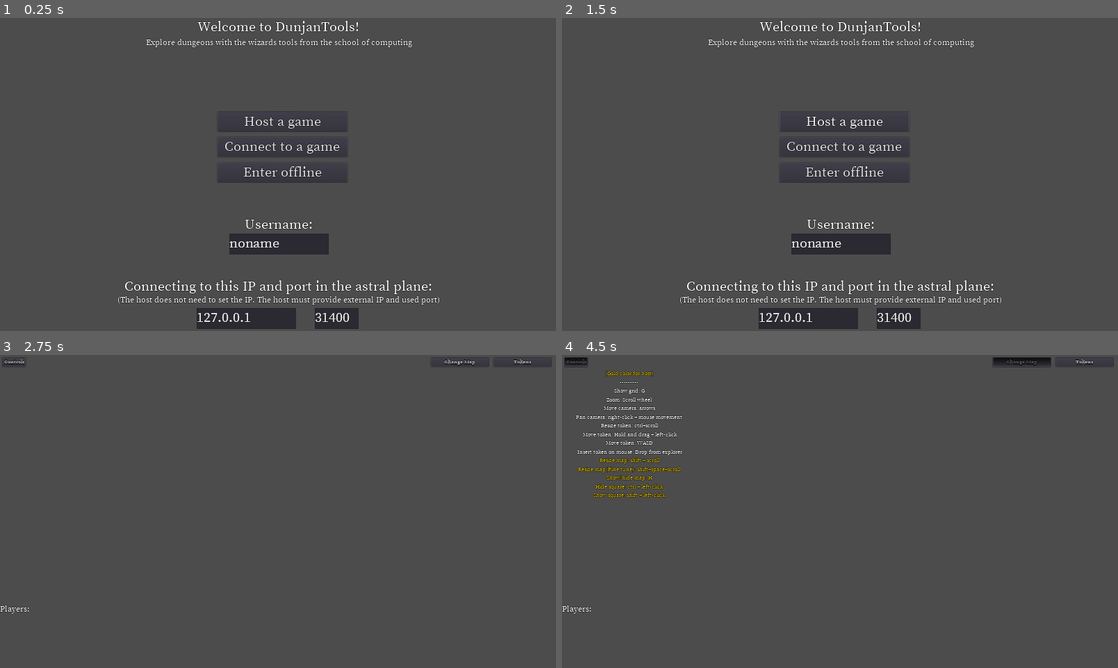
Above: before the commit, frames 1-4 (two rows, left to right).
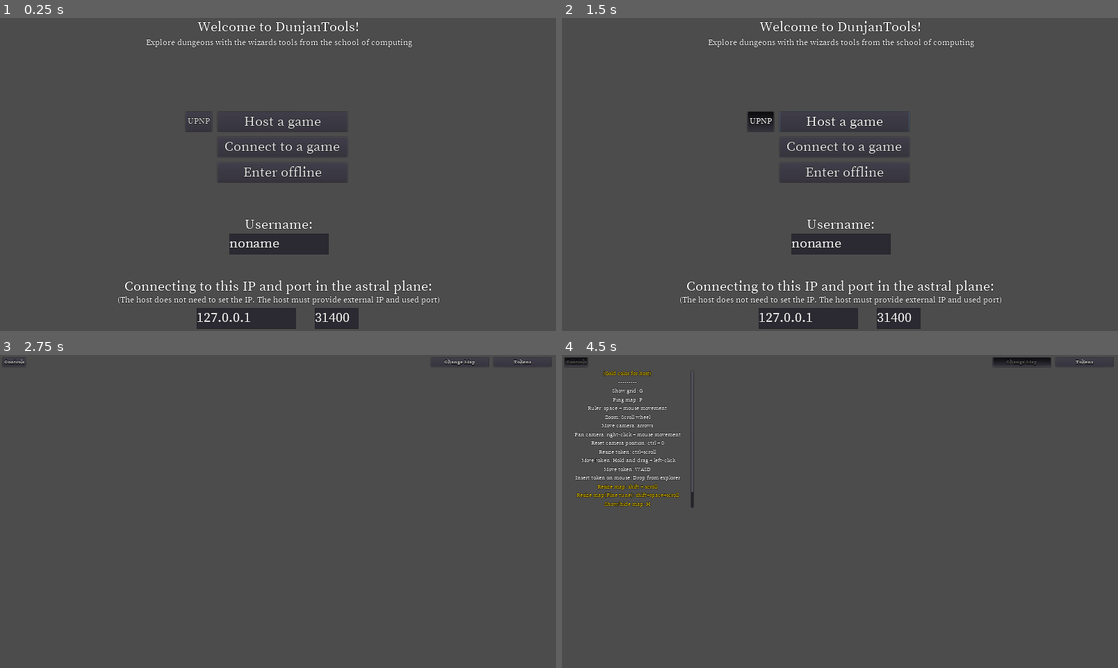
Above: after the commit, the same moments.

Repository: Vargdidan/DunjanTools
Game: Godot game, scene res://GUI/MainMenu.tscn
The game is run twice, just before and just after one commit, with the same random seed, the same clock (stepped at 60 frames per second) and the same inputs.
Inputs (mouse positions are in pixels of both pictures, inside the frame that each line leads up to):
- Up to frame 1 (0.25 s): no input
- Up to frame 2 (1.5 s): click "Host a game" at 0.5 s; click (762, 121) at 1.25 s, where only the run after the commit has a clickable "UPNP"
- Up to frame 3 (2.75 s): click "Enter offline" at 2 s
- Up to frame 4 (4.5 s): click "Tokens" at 2.75 s; click "Change Map" at 3.5 s; click "Controls" at 4.25 s

The runs differ from the first frame. In frame 1, less than 0.1% of the frame differs, in the area x 33-38%, y 31-37%; in frame 2, 0.3%; in frame 3, less than 0.1%; in frame 4, 2.1%, in the area x 0-24%, y 4-83%.

Commit message:
Deletion, ping and ruler

Diff:
--- a/DunjanTools/GUI/Controls.tscn
+++ b/DunjanTools/GUI/Controls.tscn
@@ -16,7 +16,7 @@
 
 [node name="VSplitContainer" type="VSplitContainer" parent="."]
 margin_right = 448.0
-margin_bottom = 512.0
+margin_bottom = 520.0
 grow_horizontal = 0
 dragger_visibility = 1
 __meta__ = {
@@ -43,7 +43,7 @@
 [node name="ControlsContainer" type="ScrollContainer" parent="VSplitContainer"]
 margin_top = 44.0
 margin_right = 448.0
-margin_bottom = 512.0
+margin_bottom = 520.0
 grow_horizontal = 0
 size_flags_horizontal = 3
 size_flags_vertical = 3
@@ -53,14 +53,14 @@
 }
 
 [node name="VBoxContainer" type="VBoxContainer" parent="VSplitContainer/ControlsContainer"]
-margin_right = 448.0
-margin_bottom = 468.0
+margin_right = 436.0
+margin_bottom = 536.0
 grow_horizontal = 0
 size_flags_horizontal = 3
 size_flags_vertical = 3
 
 [node name="explain" type="Label" parent="VSplitContainer/ControlsContainer/VBoxContainer"]
-margin_right = 448.0
+margin_right = 436.0
 margin_bottom = 26.0
 custom_fonts/font = ExtResource( 3 )
 custom_colors/font_color = Color( 0.862745, 0.72549, 0, 1 )
@@ -69,7 +69,7 @@
 
 [node name="seperator" type="Label" parent="VSplitContainer/ControlsContainer/VBoxContainer"]
 margin_top = 30.0
-margin_right = 448.0
+margin_right = 436.0
 margin_bottom = 56.0
 custom_fonts/font = ExtResource( 3 )
 text = "---------"
@@ -77,108 +77,132 @@
 
 [node name="Label" type="Label" parent="VSplitContainer/ControlsContainer/VBoxContainer"]
 margin_top = 60.0
-margin_right = 448.0
+margin_right = 436.0
 margin_bottom = 86.0
 custom_fonts/font = ExtResource( 3 )
 text = "Show grid: G"
 align = 1
 
+[node name="Label16" type="Label" parent="VSplitContainer/ControlsContainer/VBoxContainer"]
+margin_top = 90.0
+margin_right = 436.0
+margin_bottom = 116.0
+custom_fonts/font = ExtResource( 3 )
+text = "Ping map: P"
+align = 1
+
+[node name="Label15" type="Label" parent="VSplitContainer/ControlsContainer/VBoxContainer"]
+margin_top = 120.0
+margin_right = 436.0
+margin_bottom = 146.0
+custom_fonts/font = ExtResource( 3 )
+text = "Ruler: space + mouse movement"
+align = 1
+
 [node name="Label2" type="Label" parent="VSplitContainer/ControlsContainer/VBoxContainer"]
-margin_top = 90.0
-margin_right = 448.0
-margin_bottom = 116.0
+margin_top = 150.0
+margin_right = 436.0
+margin_bottom = 176.0
 custom_fonts/font = ExtResource( 3 )
 text = "Zoom: Scroll wheel"
 align = 1
 
+[node name="Label8" type="Label" parent="VSplitContainer/ControlsContainer/VBoxContainer"]
+margin_top = 180.0
+margin_right = 436.0
+margin_bottom = 206.0
+custom_fonts/font = ExtResource( 3 )
+text = "Move camera: arrows"
+align = 1
+
+[node name="Label6" type="Label" parent="VSplitContainer/ControlsContainer/VBoxContainer"]
+margin_top = 210.0
+margin_right = 436.0
+margin_bottom = 236.0
+custom_fonts/font = ExtResource( 3 )
+text = "Pan camera: right-click + mouse movement"
+align = 1
+
 [node name="Label7" type="Label" parent="VSplitContainer/ControlsContainer/VBoxContainer"]
-margin_top = 120.0
-margin_right = 448.0
-margin_bottom = 146.0
-custom_fonts/font = ExtResource( 3 )
-text = "Move camera: arrows"
-align = 1
-
-[node name="Label6" type="Label" parent="VSplitContainer/ControlsContainer/VBoxContainer"]
-margin_top = 150.0
-margin_right = 448.0
-margin_bottom = 176.0
-custom_fonts/font = ExtResource( 3 )
-text = "Pan camera: right-click + mouse movement"
+margin_top = 240.0
+margin_right = 436.0
+margin_bottom = 266.0
+custom_fonts/font = ExtResource( 3 )
+text = "Reset camera position: ctrl + 0"
 align = 1
 
 [node name="Label3" type="Label" parent="VSplitContainer/ControlsContainer/VBoxContainer"]
-margin_top = 180.0
-margin_right = 448.0
-margin_bottom = 206.0
+margin_top = 270.0
+margin_right = 436.0
+margin_bottom = 296.0
 custom_fonts/font = ExtResource( 3 )
 text = "Resize token: ctrl+scroll"
 align = 1
 
 [node name="Label9" type="Label" parent="VSplitContainer/ControlsContainer/VBoxContainer"]
-margin_top = 210.0
-margin_right = 448.0
-margin_bottom = 236.0
+margin_top = 300.0
+margin_right = 436.0
+margin_bottom = 326.0
 custom_fonts/font = ExtResource( 3 )
 text = "Move token: Hold and drag + left-click"
 align = 1
 
 [node name="Label14" type="Label" parent="VSplitContainer/ControlsContainer/VBoxContainer"]
-margin_top = 240.0
-margin_right = 448.0
-margin_bottom = 266.0
+margin_top = 330.0
+margin_right = 436.0
+margin_bottom = 356.0
 custom_fonts/font = ExtResource( 3 )
 text = "Move token: WASD"
 align = 1
 
 [node name="Label13" type="Label" parent="VSplitContainer/ControlsContainer/VBoxContainer"]
-margin_top = 270.0
-margin_right = 448.0
-margin_bottom = 296.0
+margin_top = 360.0
+margin_right = 436.0
+margin_bottom = 386.0
 custom_fonts/font = ExtResource( 3 )
 text = "Insert token on mouse: Drop from explorer"
 align = 1
 
 [node name="Label4" type="Label" parent="VSplitContainer/ControlsContainer/VBoxContainer"]
-margin_top = 300.0
-margin_right = 448.0
-margin_bottom = 326.0
+margin_top = 390.0
+margin_right = 436.0
+margin_bottom = 416.0
 custom_fonts/font = ExtResource( 3 )
 custom_colors/font_color = Color( 0.862745, 0.72549, 0, 1 )
 text = "Resize map: shift + scroll"
 align = 1
 
 [node name="Label5" type="Label" parent="VSplitContainer/ControlsContainer/VBoxContainer"]
-margin_top = 330.0
-margin_right = 448.0
-margin_bottom = 356.0
+margin_top = 420.0
+margin_right = 436.0
+margin_bottom = 446.0
 custom_fonts/font = ExtResource( 3 )
 custom_colors/font_color = Color( 0.862745, 0.72549, 0, 1 )
 text = "Resize map(Fine tune): shift+space+scroll"
 align = 1
 
 [node name="Label10" type="Label" parent="VSplitContainer/ControlsContainer/VBoxContainer"]
-margin_top = 360.0
-margin_right = 448.0
-margin_bottom = 386.0
+margin_top = 450.0
+margin_right = 436.0
+margin_bottom = 476.0
 custom_fonts/font = ExtResource( 3 )
 custom_colors/font_color = Color( 0.862745, 0.72549, 0, 1 )
 text = "Show/hide map: H"
 align = 1
 
 [node name="Label11" type="Label" parent="VSplitContainer/ControlsContainer/VBoxContainer"]
-margin_top = 390.0
-margin_right = 448.0
-margin_bottom = 416.0
+margin_top = 480.0
+margin_right = 436.0
+margin_bottom = 506.0
 custom_fonts/font = ExtResource( 3 )
 custom_colors/font_color = Color( 0.862745, 0.72549, 0, 1 )
 text = "Hide square: ctrl + left-click"
 align = 1
 
 [node name="Label12" type="Label" parent="VSplitContainer/ControlsContainer/VBoxContainer"]
-margin_top = 420.0
-margin_right = 448.0
-margin_bottom = 446.0
+margin_top = 510.0
+margin_right = 436.0
+margin_bottom = 536.0
 custom_fonts/font = ExtResource( 3 )
 custom_colors/font_color = Color( 0.862745, 0.72549, 0, 1 )
 text = "Show square: shift + left-click"
--- a/DunjanTools/GUI/MainMenu.gd
+++ b/DunjanTools/GUI/MainMenu.gd
@@ -4,6 +4,7 @@
 func _ready():
 	get_node("UI/Host").connect("pressed", Network, "_on_Host_pressed")
 	get_node("UI/Connect").connect("pressed", Network, "_on_Connect_pressed")
+	get_node("UI/UPNP").connect("toggled", Network, "_on_UPNP_toogled")
 
 
 func _on_Offline_pressed():
--- a/DunjanTools/GUI/MainMenu.tscn
+++ b/DunjanTools/GUI/MainMenu.tscn
@@ -78,6 +78,23 @@
 "_edit_use_anchors_": false
 }
 
+[node name="UPNP" type="Button" parent="UI"]
+anchor_right = 1.0
+anchor_bottom = 1.0
+margin_left = 640.0
+margin_top = 323.0
+margin_right = -1188.0
+margin_bottom = -688.0
+focus_mode = 0
+custom_fonts/font = ExtResource( 3 )
+custom_colors/font_color_hover = Color( 0.862745, 0.72549, 0, 1 )
+toggle_mode = true
+enabled_focus_mode = 0
+text = "UPNP"
+__meta__ = {
+"_edit_use_anchors_": false
+}
+
 [node name="Connect" type="Button" parent="UI"]
 anchor_right = 1.0
 anchor_bottom = 1.0
--- a/DunjanTools/Global/ClientVariables.gd
+++ b/DunjanTools/Global/ClientVariables.gd
@@ -8,6 +8,7 @@
 var inserted_tokens = {}
 var current_map = null
 
+var use_upnp = false
 var ip_address = '127.0.0.1'
 var port = 31400
 var username = "noname"
--- a/DunjanTools/Global/Network.gd
+++ b/DunjanTools/Global/Network.gd
@@ -51,15 +51,16 @@
 	get_tree().network_peer = null
 
 func _on_Host_pressed():
-	var upnp = UPNP.new()
-	var result_upnp = upnp.discover(2000, 2, "InternetGatewayDevice")
-	if result_upnp == 0:
-		upnp.add_port_mapping(ClientVariables.port)
-	else:
-		upnp.set_discover_ipv6(true)
-		result_upnp = upnp.discover(2000, 2, "InternetGatewayDevice")
+	if (ClientVariables.use_upnp):
+		var upnp = UPNP.new()
+		var result_upnp = upnp.discover(2000, 2, "InternetGatewayDevice")
 		if result_upnp == 0:
 			upnp.add_port_mapping(ClientVariables.port)
+		else:
+			upnp.set_discover_ipv6(true)
+			result_upnp = upnp.discover(2000, 2, "InternetGatewayDevice")
+			if result_upnp == 0:
+				upnp.add_port_mapping(ClientVariables.port)
 
 	var peer = NetworkedMultiplayerENet.new()
 	var result = peer.create_server(ClientVariables.port, MAX_PLAYERS)
@@ -76,6 +77,10 @@
 
 
 
+func _on_UPNP_toogled(button_pressed):
+	print(button_pressed)
+	ClientVariables.use_upnp = button_pressed
+
 #func _notification(what):
 	#if what == MainLoop.NOTIFICATION_WM_QUIT_REQUEST:
 		#var upnp = UPNP.new()
--- a/DunjanTools/Session/Battlemap.gd
+++ b/DunjanTools/Session/Battlemap.gd
@@ -4,6 +4,7 @@
 onready var token_counter = 0
 onready var tokens = get_node("Tokens")
 onready var map = get_node("Map")
+onready var ping = get_node("Ping")
 
 func _ready():
 	Global.connect("changed_map", self, "_recieved_change_map")
@@ -13,17 +14,30 @@
 	if (get_tree().get_network_peer() != null):
 		get_node("UI/Players").set_visible(true)
 		var id = get_tree().get_network_unique_id()
-		rpc("add_player", id, ClientVariables.username)
+		rpc("request_to_add_player", id, ClientVariables.username)
 
 func _process(delta):
-	if (Input.is_action_just_pressed("delete")):
-		remove_token( ClientVariables.selected_token.name)
+	if (get_tree().get_network_peer() != null):
+		if (Input.is_action_just_pressed("delete")):
+			rpc("remove_token", ClientVariables.selected_token.name)
 
-	if ((get_tree().get_network_peer() != null) && !get_tree().is_network_server()):
-		get_node("UI/MapList").set_visible(false)
+		if (!get_tree().is_network_server()):
+			get_node("UI/MapList").set_visible(false)
 
-	if ((get_tree().get_network_peer() != null) && get_tree().is_network_server()):
-			rset("token_counter", token_counter)
+		if (get_tree().is_network_server()):
+				rset("token_counter", token_counter)
+
+		if (Input.is_action_just_pressed("ping")):
+			if (!ping.is_emitting()):
+				rpc("ping_map", get_global_mouse_position())
+	else:
+		if (Input.is_action_just_pressed("delete")):
+			remove_token( ClientVariables.selected_token.name)
+
+		if (Input.is_action_just_pressed("ping")):
+			if (!ping.is_emitting()):
+				ping.set_position(get_global_mouse_position())
+				ping.set_emitting(true)
 
 remotesync func create_token(token_name, token_file, position):
 	var token = token_scene.instance()
@@ -36,6 +50,8 @@
 
 
 remotesync func remove_token(token_name):
+	var counter = token_name.split("_")[1]
+	ClientVariables.inserted_tokens.erase(counter)
 	var temp = tokens.get_node(token_name)
 	temp.queue_free()
 
@@ -67,6 +83,10 @@
 		create_token(name, file, position)
 
 
+remotesync func request_to_add_player(id, name):
+	if get_tree().is_network_server():
+		rpc("add_player", id, name)
+
 remotesync func add_player(id, name):
 	var player = Label.new()
 	player.set_name(String(id))
@@ -79,3 +99,7 @@
 remotesync func remove_player(id):
 	ClientVariables.connected_players.erase(id)
 	get_node("UI/Players").get_node(String(id)).queue_free()
+
+remotesync func ping_map(positon):
+	ping.set_position(positon)
+	ping.set_emitting(true)
--- a/DunjanTools/Session/Battlemap.tscn
+++ b/DunjanTools/Session/Battlemap.tscn
@@ -10,6 +10,7 @@
 [ext_resource path="res://GUI/MapList.tscn" type="PackedScene" id=8]
 [ext_resource path="res://GUI/Controls.tscn" type="PackedScene" id=9]
 [ext_resource path="res://Assets/Fonts/MenuSize.tres" type="DynamicFont" id=10]
+[ext_resource path="res://Session/Ruler.gd" type="Script" id=11]
 
 [sub_resource type="TileSet" id=1]
 0/name = "Fog.png 0"
@@ -40,6 +41,20 @@
 1/shape_one_way_margin = 0.0
 1/shapes = [  ]
 1/z_index = 0
+
+[sub_resource type="ParticlesMaterial" id=2]
+emission_shape = 1
+emission_sphere_radius = 32.0
+flag_disable_z = true
+spread = 180.0
+gravity = Vector3( 0, 0, 0 )
+angular_velocity = 5.0
+orbit_velocity = 0.0
+orbit_velocity_random = 0.0
+scale = 3.0
+color = Color( 0.0705882, 0.0901961, 0.772549, 1 )
+hue_variation = 0.5
+hue_variation_random = 0.5
 
 [node name="Battlemap" type="Node2D"]
 script = ExtResource( 2 )
@@ -75,9 +90,10 @@
 margin_left = 8.0
 margin_top = 8.0
 margin_right = -1016.0
-margin_bottom = -592.0
+margin_bottom = -552.0
 
 [node name="Players" type="VBoxContainer" parent="UI"]
+visible = false
 margin_left = -1.0
 margin_top = 858.0
 margin_right = 233.0
@@ -103,7 +119,30 @@
 
 [node name="Tokens" type="Node2D" parent="."]
 
+[node name="Ruler" type="Node2D" parent="."]
+script = ExtResource( 11 )
+
+[node name="Length" type="Label" parent="Ruler"]
+visible = false
+margin_right = 40.0
+margin_bottom = 14.0
+custom_fonts/font = ExtResource( 7 )
+text = "0 ft"
+__meta__ = {
+"_edit_use_anchors_": false
+}
+
 [node name="Timer" type="Timer" parent="."]
 wait_time = 0.5
 autostart = true
+
+[node name="Ping" type="Particles2D" parent="."]
+emitting = false
+amount = 1000
+lifetime = 0.5
+one_shot = true
+speed_scale = 2.0
+visibility_rect = Rect2( 0, 0, 64, 64 )
+local_coords = false
+process_material = SubResource( 2 )
 [connection signal="timeout" from="Timer" to="TileMap" method="_on_Timer_timeout"]
--- a/DunjanTools/Session/Camera2D.gd
+++ b/DunjanTools/Session/Camera2D.gd
@@ -24,6 +24,8 @@
 		if event is InputEventMouseMotion:
 			move_direction -= event.relative * zoom * 0.1
 
+	if Input.is_action_pressed("ui_control") && Input.is_action_just_pressed("zero_camera"):
+		global_position = Vector2(960, 540)
 
 
 func move():
--- /dev/null
+++ b/DunjanTools/Session/Ruler.gd
@@ -0,0 +1,40 @@
+extends Node2D
+
+onready var length_label = get_node("Length")
+onready var color = Color(0.2, 0.2, 1)
+var start_pos = Vector2(0,0)
+var end_pos = Vector2(0,0)
+var pos_is_set = false
+
+func _ready():
+	pass # Replace with function body.
+
+
+# Called every frame. 'delta' is the elapsed time since the previous frame.
+func _process(delta):
+	update()
+
+	if (Input.is_action_pressed("ui_space") && !Input.is_action_pressed("ui_shift")):
+		var mouse_position = get_global_mouse_position()
+		var pos_x = stepify(mouse_position.x-32, 64)
+		var pos_y = stepify(mouse_position.y-32, 64)
+		end_pos = Vector2(pos_x/64, pos_y/64)
+		if (!pos_is_set):
+			start_pos = end_pos
+			pos_is_set = true
+		global_position = Vector2(mouse_position.x, mouse_position.y + 15)
+		length_label.set_visible(true)
+
+		var length_ft = round(start_pos.distance_to(end_pos))*5
+
+		length_label.set_text(String(length_ft) + " ft")
+
+	if (Input.is_action_just_released("ui_space")):
+		pos_is_set = false
+		length_label.set_visible(false)
+
+func _draw():
+	if (pos_is_set):
+		var local_start_pos = to_local(Vector2(start_pos.x*64+32,start_pos.y*64+32))
+		var local_end_pos = to_local(Vector2(end_pos.x*64+32, end_pos.y*64+32))
+		draw_line(local_start_pos, local_end_pos, color, 3, true)
--- a/DunjanTools/Session/Token.gd
+++ b/DunjanTools/Session/Token.gd
@@ -3,6 +3,7 @@
 var tile_size = 64 # size in pixels of tiles on the grid
 var target_position = Vector2() # desired position to move toward
 onready var token_name = get_parent().get_node("UI/token_name")
+onready var color = Color(1, 0.2, 0.2)
 
 func initialize(texture_name, postion):
 	rset_config("target_position", MultiplayerAPI.RPC_MODE_REMOTESYNC)
@@ -27,6 +28,8 @@
 
 
 func _process(delta):
+	update()
+
 	check_selection()
 	if (ClientVariables.selected_token == get_parent()):
 		var dirty = false
@@ -34,25 +37,25 @@
 			if !get_rect().has_point(to_local(get_global_mouse_position())):
 				ClientVariables.selected_token = null
 				dirty = true
-		set_use_parent_material(false)
-		token_name.set_visible(true)
 		if (!dirty):
 			move_mouse()
 			move()
 			resize()
-	else:
-		set_use_parent_material(true)
-		token_name.set_visible(false)
 	global_position = lerp(global_position, target_position, 0.2)
 	token_name.set_global_position(global_position)
 
 
+func _draw():
+	if (ClientVariables.selected_token == get_parent()):
+		draw_rect(get_rect(), color, false, 1.5/scale.x, true)
 
 func check_selection():
-	if (Input.is_action_just_pressed("ui_mouse_click")):
-		if get_rect().has_point(to_local(get_global_mouse_position())):
+	if get_rect().has_point(to_local(get_global_mouse_position())):
+		token_name.set_visible(true)
+		if (Input.is_action_just_pressed("ui_mouse_click")):
 			ClientVariables.selected_token = get_parent()
-
+	else:
+		token_name.set_visible(false)
 
 func move():
 	if (Input.is_action_just_pressed("ui_move_left") ||
--- a/DunjanTools/Session/Token.tscn
+++ b/DunjanTools/Session/Token.tscn
@@ -1,14 +1,7 @@
-[gd_scene load_steps=5 format=2]
+[gd_scene load_steps=3 format=2]
 
-[ext_resource path="res://Shader/outline.shader" type="Shader" id=1]
 [ext_resource path="res://Session/Token.gd" type="Script" id=2]
 [ext_resource path="res://Assets/Fonts/DefaultFont.tres" type="DynamicFont" id=3]
-
-[sub_resource type="ShaderMaterial" id=1]
-render_priority = 1
-shader = ExtResource( 1 )
-shader_param/width = 10.0
-shader_param/outline_color = Color( 1, 0.721569, 0.286275, 1 )
 
 [node name="Token" type="Node2D"]
 
@@ -29,9 +22,5 @@
 }
 
 [node name="Sprite" type="Sprite" parent="."]
-material = SubResource( 1 )
-use_parent_material = true
-z_index = 100
-z_as_relative = false
 centered = false
 script = ExtResource( 2 )
--- a/DunjanTools/project.godot
+++ b/DunjanTools/project.godot
@@ -142,6 +142,17 @@
 "events": [ Object(InputEventKey,"resource_local_to_scene":false,"resource_name":"","device":0,"alt":false,"shift":false,"control":false,"meta":false,"command":false,"pressed":false,"scancode":16777224,"unicode":0,"echo":false,"script":null)
  ]
 }
+zero_camera={
+"deadzone": 0.5,
+"events": [ Object(InputEventKey,"resource_local_to_scene":false,"resource_name":"","device":0,"alt":false,"shift":false,"control":false,"meta":false,"command":false,"pressed":false,"scancode":16777350,"unicode":0,"echo":false,"script":null)
+, Object(InputEventKey,"resource_local_to_scene":false,"resource_name":"","device":0,"alt":false,"shift":false,"control":false,"meta":false,"command":false,"pressed":false,"scancode":48,"unicode":0,"echo":false,"script":null)
+ ]
+}
+ping={
+"deadzone": 0.5,
+"events": [ Object(InputEventKey,"resource_local_to_scene":false,"resource_name":"","device":0,"alt":false,"shift":false,"control":false,"meta":false,"command":false,"pressed":false,"scancode":80,"unicode":0,"echo":false,"script":null)
+ ]
+}
 
 [rendering]
 
Not shown: 1 places in DunjanTools/Session/Battlemap.tscn that only renumber resources
